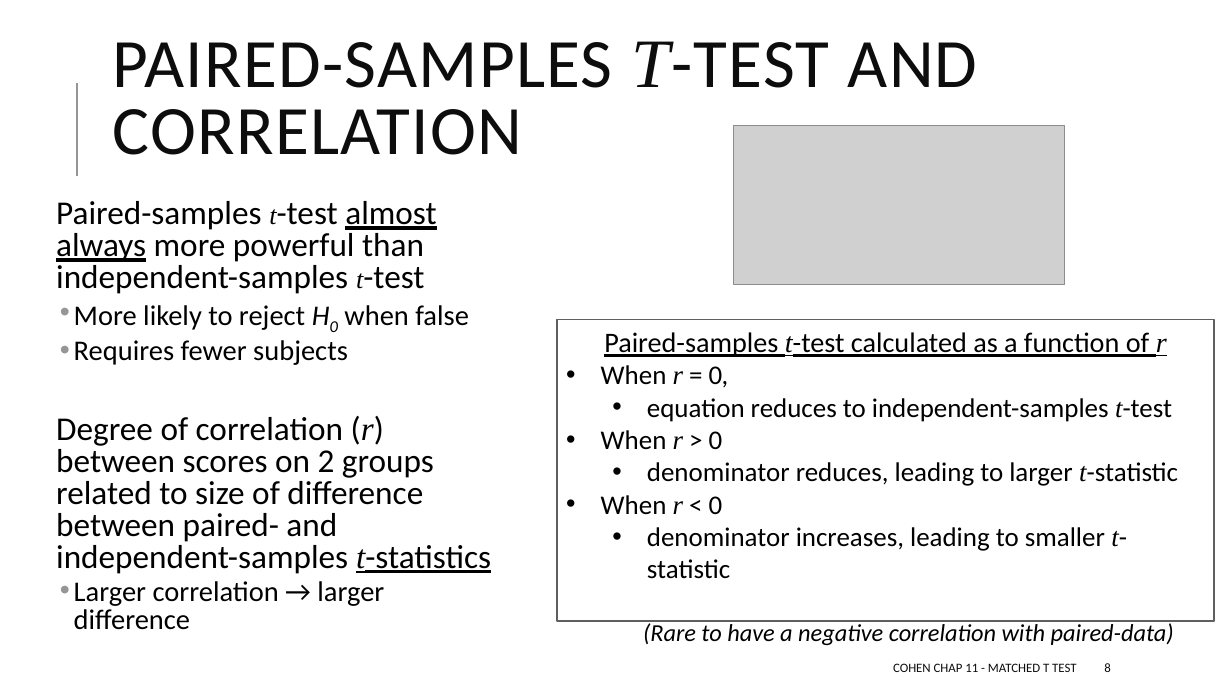
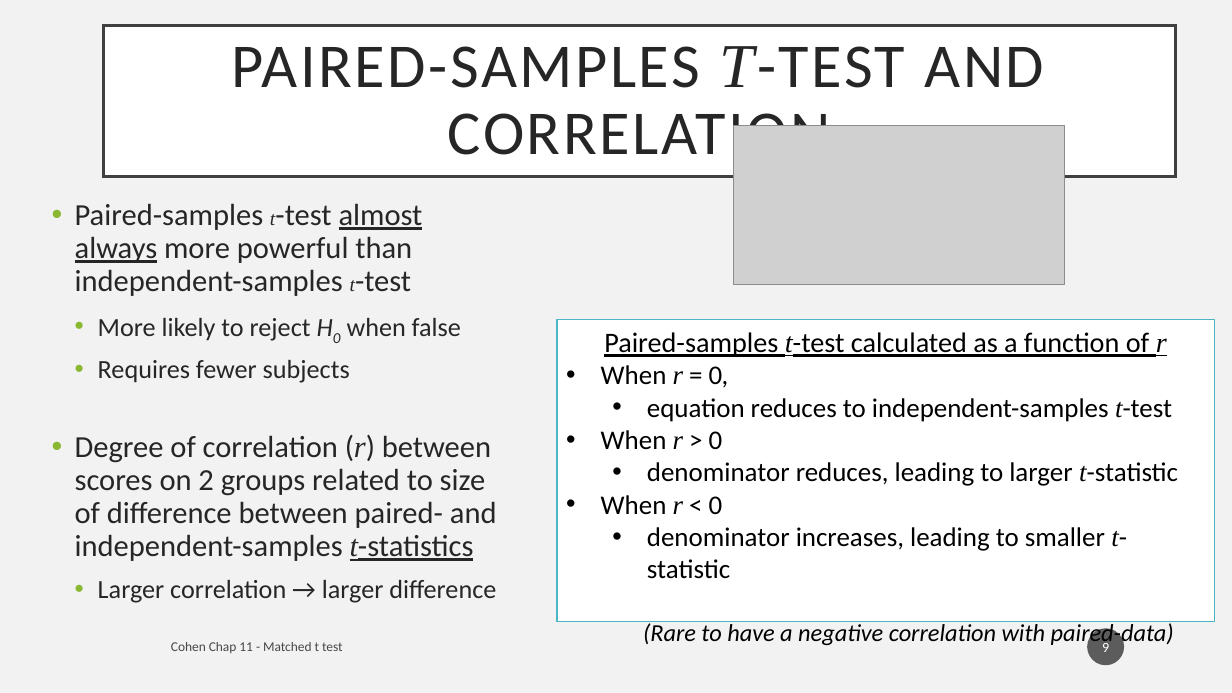
Before and after one commit to TysonStanley/EDUC-6600, a slide deck: slide 9 of old/Cohen chap 11 Matched t Test (screen).pptx (slide 8 before the commit). Drawn at 1232x693 pixels with LibreOffice and Linux fonts; fonts in the diff are those of the drawing; grey boxes stand for pictures. Boxes give left, top, right and bottom in pixels: in the first picture for what was removed or moved away, otherwise in the second. Text is boxed around its words. In the diff, an @@ line names an element or a change of style, - is before the commit and + after.

```diff
--- a/old/Cohen chap 11 Matched t Test (screen).pptx
+++ b/old/Cohen chap 11 Matched t Test (screen).pptx
@@ background #FFFFFF to #F2F2F2 @@
@@ title "PAIRED-SAMPLES T-TEST AND CORRELATION": place and size @@
-title "PAIRED-SAMPLES T-TEST AND CORRELATION" at bbox=[113, 41, 978, 155]
+title "PAIRED-SAMPLES T-TEST AND CORRELATION" at bbox=[104, 25, 1176, 177]
@@ title "PAIRED-SAMPLES T-TEST AND CORRELATION" at bbox=[104, 25, 1176, 177]: size 54 to 48.6 pt, text colour #0D0D0D to #262626, letter spacing 1 to 2 pt; alignment left to centre; line spacing 0.8 to 0.9; fill none to #FFFFFF; outline none to #404040 2.5 pt @@
@@ line removed from (77, 176) to (77, 83) @@
@@ text "Paired-samples t-test almost always more ..." at bbox=[75, 203, 497, 603]: size 25.9 to 23.8 pt in "Paired-samples t-test almost always more powerful than ...", "Degree of correlation (r) between scores on ..."; size 20.4 to 15.3 pt in "t-test t-test"; text colour #000000 to #262626; size 22.2 to 20.4 pt in "More likely to reject H0 when false", "Requires fewer subjects", "Larger correlation → larger difference"; bullet   to •; line spacing 0.8 to 0.9; less space between paragraphs; bullet colour #969696 to #8AB833; indent changed; more space between paragraphs @@
@@ rectangle "Paired-samples t-test calculated as a ..." at bbox=[557, 320, 1214, 621]: outline #5F5F5F 1.25 pt to #4AB5C4 1 pt @@
@@ page number added at bbox=[1088, 628, 1125, 665], fill #1D1D1D at 70% opacity, 11 pt, text #FFFFFF @@
+9
@@ text at bbox=[171, 642, 343, 653]: text changed; size 10 to 10.5 pt; text colour #0D0D0D to #000000 at 70% opacity @@
-COHEN CHAP 11 - MATCHED T TEST
+Cohen Chap 11 - Matched t test
@@ page number removed at bbox=[1104, 663, 1110, 672] @@
-8
```
Also in this commit, not shown: 18 other slides changed, 1 slide added, 2 other files.
